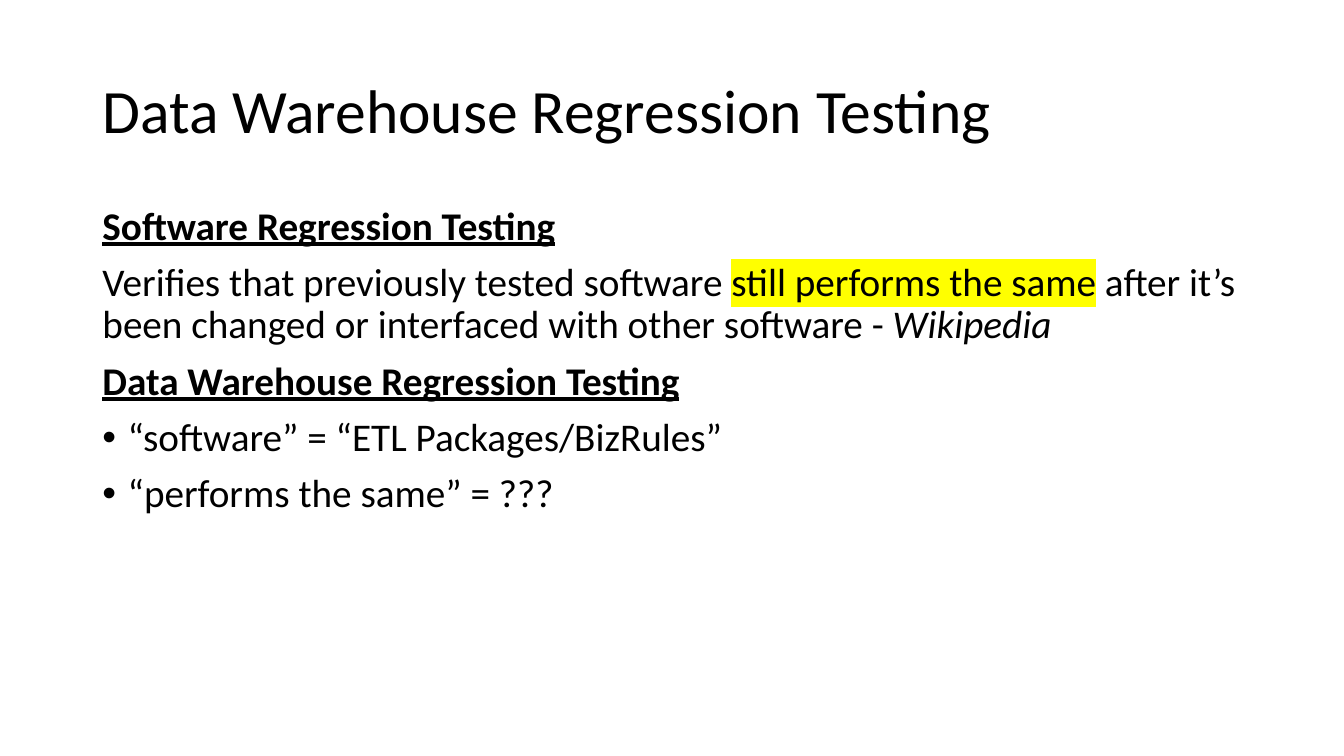
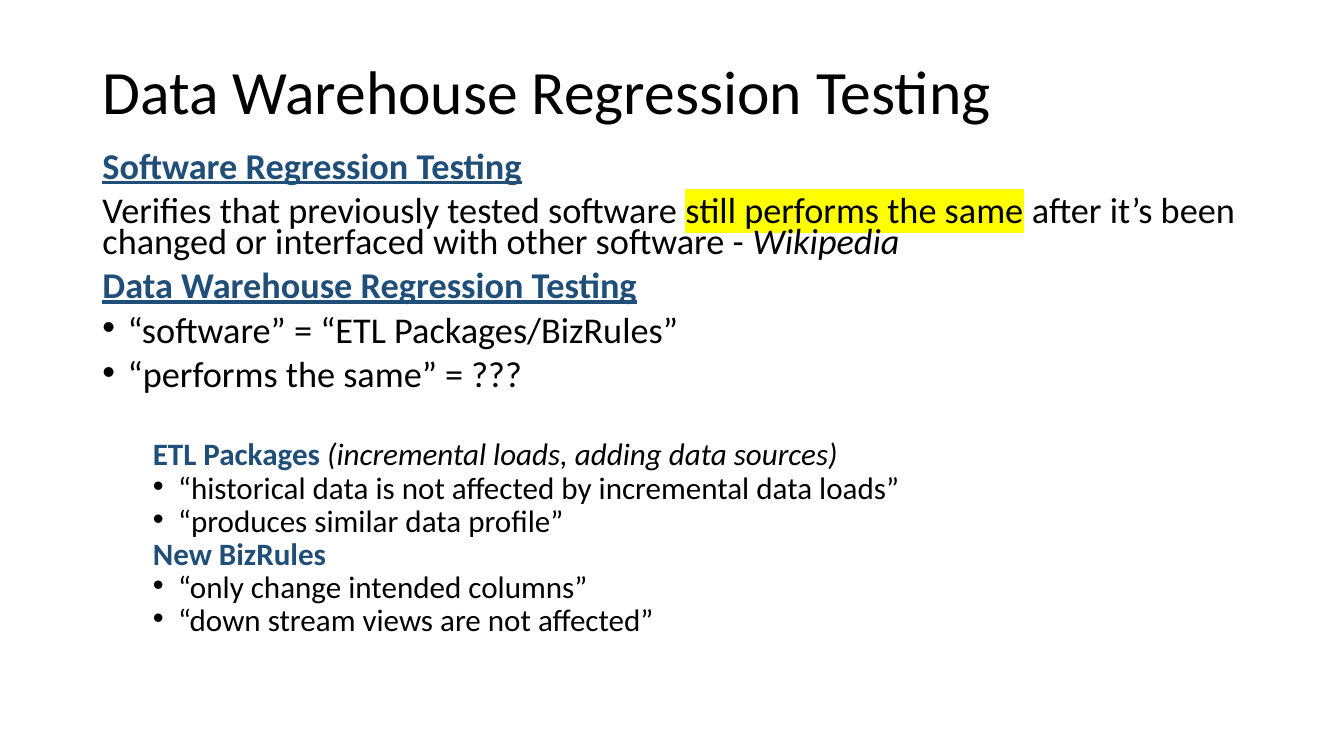
Before and after one commit to VCHDecisionSupport/MsSqlAutoTest, a slide deck: slide 3 of Documentation/AutoTest DevsPresentation.pptx. Drawn at 1344x756 pixels with LibreOffice and Linux fonts; fonts in the diff are those of the drawing. Boxes give left, top, right and bottom in pixels: in the first picture for what was removed or moved away, otherwise in the second. Text is boxed around its words. In the diff, an @@ line names an element or a change of style, - is before the commit and + after.

```diff
--- a/Documentation/AutoTest DevsPresentation.pptx
+++ b/Documentation/AutoTest DevsPresentation.pptx
@@ title "Data Warehouse Regression Testing": place and size @@
-title "Data Warehouse Regression Testing" at [102,90,990,144]
+title "Data Warehouse Regression Testing" at [102,71,990,125]
@@ text "Software Regression Testing": place and size @@
-text "Software Regression Testing" at [102,212,1235,514]
+text "Software Regression Testing" at [102,153,1235,632]
@@ text at [102,153,1235,393]: size 28 to 25.9 pt in "Software Regression Testing", "Verifies that previously tested software still performs ...", "Data Warehouse Regression Testing", "“software” = “ETL Packages/BizRules”" and 1 more places; text colour #000000 to #1F4E79 in "Software Regression Testing", "Data Warehouse Regression Testing"; line spacing 0.9 to 0.7 @@
@@ text at [153,442,899,632]: paragraphs added @@
+  ETL Packages (incremental loads, adding data sources)
+  • “historical data is not affected by incremental data loads”
+  • “produces similar data profile”
+  New BizRules
+  • “only change intended columns”
+  • “down stream views are not affected”
```
Also in this commit, not shown: 2 other slides changed, 2 slides removed, 7 other files.
